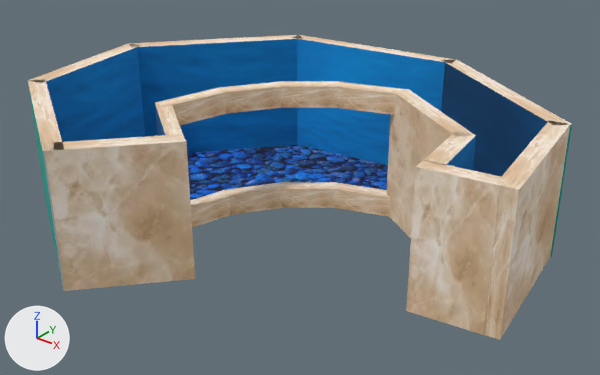
The OBJ model Proyecto_Final_Acuario/Proyecto_Final_Acuario/Models/Acuario/Area_Pinguino/area_pinguino.obj: old version first, new version second.
One viewpoint serves both versions: a 50 mm lens placed at (-2.1, -10.7, 33.6), pointed at (-40.3, 37.1, 3.9). Lighting does not change. The marker at lower left points along +X, +Y and +Z. Where no turn or scale is listed for an object, it has been applied to the vertices. Vertices at the same position are counted once.

Names of what the first picture shows: 'area_pinguino'.
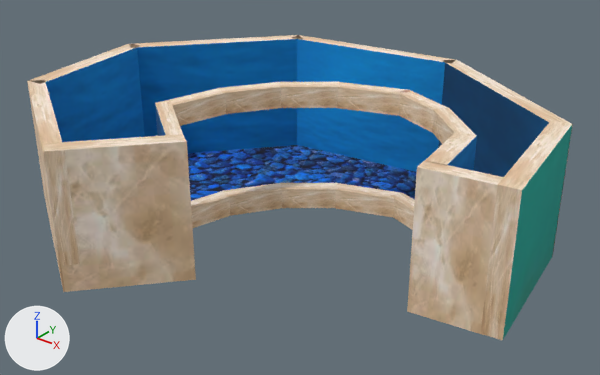
Location of each change, (x1, y1, x2, y2) in pixels of the pictures (600 x 375 px; the box of a moved part takes in the faces that stretch with it):
'area_pinguino', reshaped: before (28, 35, 572, 340); after (27, 35, 573, 340)
part 1 of me_area_pinguino, moved or reshaped: before (483, 120, 570, 340); after (481, 121, 572, 340)
part 2 of me_area_pinguino, moved or reshaped: before (406, 160, 505, 335); after (407, 160, 503, 335)
part 3 of me_area_pinguino, moved or reshaped: before (279, 81, 340, 108); after (396, 90, 448, 132)
part 4 of me_area_pinguino, moved or reshaped: before (155, 88, 226, 125); after (432, 108, 475, 144)
part 5 of me_area_pinguino, moved or reshaped: before (280, 182, 338, 208); after (391, 193, 415, 230)
part 6 of me_area_pinguino, moved or reshaped: (219, 82, 281, 114) in both
part 7 of me_area_pinguino, moved or reshaped: before (224, 182, 282, 215); after (280, 82, 340, 108)
part 8 of me_area_pinguino, added (beige): after (43, 134, 196, 292)
part 9 of me_area_pinguino, moved or reshaped: before (28, 80, 65, 291); after (27, 81, 80, 292)
part 10 of me_area_pinguino, moved or reshaped: before (28, 43, 145, 142); after (28, 44, 145, 142)
part 11 of me_area_pinguino, moved or reshaped: before (129, 35, 302, 153); after (129, 35, 303, 153)
part 12 of me_area_pinguino, added (blue): after (297, 35, 455, 172)
part 13 of me_area_pinguino, moved or reshaped: before (424, 131, 476, 170); after (426, 132, 477, 170)
part 14 of me_area_pinguino, moved or reshaped: before (43, 35, 572, 291); after (155, 59, 571, 228)

The change, as a diff of the scene's bpy script:
```diff
--- a/Proyecto_Final_Acuario/Proyecto_Final_Acuario/Models/Acuario/Area_Pinguino/area_pinguino.obj.py
+++ b/Proyecto_Final_Acuario/Proyecto_Final_Acuario/Models/Acuario/Area_Pinguino/area_pinguino.obj.py
@@ me_area_pinguino @@
-me_area_pinguino.from_pydata(...)  # 205 vertices, 145 faces; spans x -63.6..-20.2, y 18.9..54.9, z 0.0..11.2
+me_area_pinguino.from_pydata(...)  # 229 vertices, 162 faces; spans x -63.5..-20.1, y 18.9..54.9, z 0.0..11.2
+# me_area_pinguino part 1: the loose piece of 8 vertices spanning x -23.7..-20.2, y 33.3..46.0, z 0.0..11.2 is moved by (0.2, 0.0, 0.0)
+# me_area_pinguino part 2: the loose piece of 8 vertices spanning x -27.2..-21.4, y 32.5..34.6, z 0.0..11.2 is moved by (0.1, 0.0, 0.0)
+# me_area_pinguino part 3: the loose piece of 8 vertices spanning x -45.0..-40.3, y 39.2..43.3, z 9.4..11.2 is turned -59.1 degrees about the z axis through its middle and scaled by 0.995, then moved by (9.2, 2.5, 0.0), in mat_area_peces_lambert22sg4 (picture img_paredes_estanques_png)
+# me_area_pinguino part 4: the loose piece of 8 vertices spanning x -49.3..-46.6, y 29.9..36.0, z 9.3..11.2 is turned -117 degrees about the z axis through its middle and scaled by 0.981, then moved by (18.9, 8.2, 0.0), in mat_area_peces_lambert22sg4 (picture img_paredes_estanques_png)
+# me_area_pinguino part 5: the loose piece of 8 vertices spanning x -45.0..-40.3, y 39.2..43.3, z 0.0..1.9 is turned -59.1 degrees about the z axis through its middle and scaled by 0.995, then moved by (9.2, 2.5, 0.0), in mat_area_peces_lambert22sg4 (picture img_paredes_estanques_png)
+# me_area_pinguino part 6: the loose piece of 8 vertices spanning x -47.9..-43.9, y 35.2..40.2, z 9.3..11.2 is moved by (0.1, -0.1, 0.0), in mat_area_peces_lambert22sg4 (picture img_paredes_estanques_png)
+# me_area_pinguino part 7: the loose piece of 8 vertices spanning x -47.9..-43.9, y 35.2..40.2, z 0.0..1.8 is turned -17 degrees about the z axis through its middle and scaled by 0.968, then moved by (3.3, 3.5, 9.4), in mat_area_peces_lambert22sg4 (picture img_paredes_estanques_png)
+# me_area_pinguino part 8: the loose piece of 8 vertices spanning x -49.2..-41.7, y 19.0..26.9, z 0.0..11.2 is copied, and the copy is moved by (0.1, -0.1, 0.0); it spans x -49.1..-41.6, y 18.9..26.9, z 0.0..11.2
+# me_area_pinguino part 9: the loose piece of 8 vertices spanning x -61.7..-47.1, y 18.9..28.3, z 0.0..11.2 is moved by (0.1, -0.1, 0.0)
+# me_area_pinguino part 10: the loose piece of 8 vertices spanning x -63.6..-60.1, y 27.2..40.2, z 0.0..11.2 is moved by (0.1, -0.1, 0.0)
+# me_area_pinguino part 11: the loose piece of 8 vertices spanning x -63.5..-51.5, y 39.1..52.4, z 0.0..11.2 is moved by (0.0, -0.1, 0.0)
+# me_area_pinguino part 12: the loose piece of 8 vertices spanning x -52.8..-36.3, y 51.1..54.9, z 0.0..11.2 is copied, and the copy is moved by (0.0, -0.1, 0.0); it spans x -52.8..-36.2, y 51.0..54.8, z 0.0..11.2
+# me_area_pinguino part 13: the loose piece of 8 vertices spanning x -28.0..-25.6, y 33.7..39.8, z 0.0..11.2 is moved by (0.1, 0.0, 0.0)
+# me_area_pinguino part 14: 2 vertices moved within x -28.0..-22.8, y 33.4..40.1, z 0.0; 89 vertices removed from x -62.1..-20.5, y 19.0..54.9, z 0.0..11.2; 81 vertices added at x -62.0..-20.4, y 20.7..53.9, z 0.0..11.2
 me_area_pinguino.materials.append(mat_lambert7sg)
@@ me_area_pinguino @@
 me_area_pinguino.materials.append(mat_lambert9sg)
-me_area_pinguino.materials.append(mat_lambert10sg)  # picture img_pared_png
 me_area_pinguino.materials.append(mat_lambert15sg)
-me_area_pinguino.materials.append(mat_lambert8sg)  # picture img_pared_png
 me_area_pinguino.materials.append(mat_lambert13sg)
@@ me_area_pinguino @@
 me_area_pinguino.materials.append(mat_lambert11sg)
+me_area_pinguino.materials.append(mat_area_peces_lambert23sg)  # picture img_paredes_estanques_png
+me_area_pinguino.materials.append(mat_area_peces_lambert22sg4)  # picture img_paredes_estanques_png
+me_area_pinguino.materials.append(mat_area_peces_lambert23sg4)  # picture img_paredes_estanques_png
+me_area_pinguino.materials.append(mat_area_peces_lambert24sg4)  # picture img_paredes_estanques_png
+me_area_pinguino.materials.append(mat_area_peces_initialshadinggroup4)  # grey #bcbcbc
+me_area_pinguino.materials.append(mat_area_peces_lambert11sg4)  # picture img_estanque_png
```
